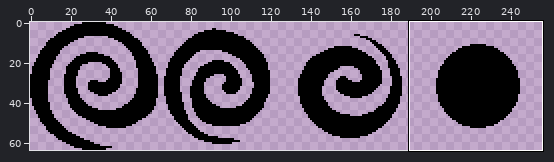
A pixel-art file gets an edit: Leore/Content/voidCircle.aseprite. Above: a wide view before the commit, with the close-up outlined.
Close-up. Old version:
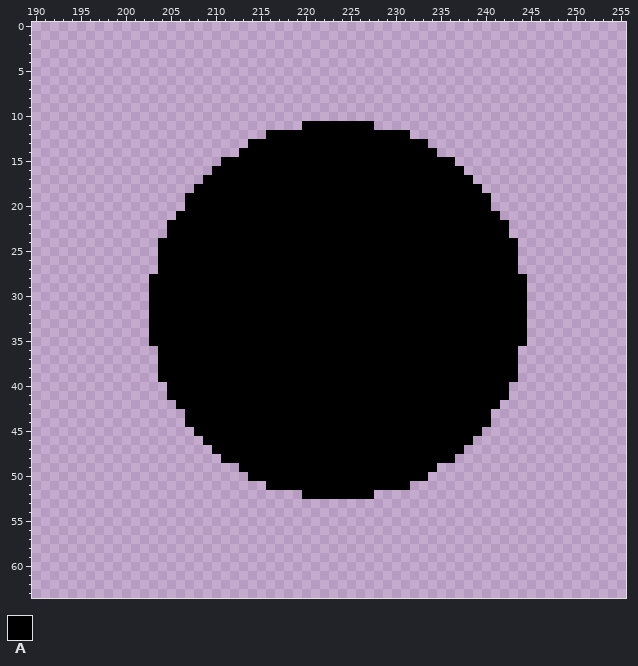
256x64 pixels, 1 frame. Shown: x 190..255, y 0..63.
Palette (. is transparent): A #000000
Pixels before (only the part around the change), first column x 190:
 0 ..................................................................
 1 ..................................................................
 2 ..................................................................
 3 ..................................................................
 4 ..................................................................
 5 ..................................................................
 6 ..................................................................
 7 ..................................................................
 8 ..................................................................
 9 ..................................................................
10 ..................................................................
11 ..............................AAAAAAAA............................
12 ..........................AAAAAAAAAAAAAAAA........................
13 ........................AAAAAAAAAAAAAAAAAAAA......................
14 .......................AAAAAAAAAAAAAAAAAAAAAA.....................
15 .....................AAAAAAAAAAAAAAAAAAAAAAAAAA...................
16 ....................AAAAAAAAAAAAAAAAAAAAAAAAAAAA..................
17 ...................AAAAAAAAAAAAAAAAAAAAAAAAAAAAAA.................
18 ..................AAAAAAAAAAAAAAAAAAAAAAAAAAAAAAAA................
19 .................AAAAAAAAAAAAAAAAAAAAAAAAAAAAAAAAAA...............
20 .................AAAAAAAAAAAAAAAAAAAAAAAAAAAAAAAAAA...............
21 ................AAAAAAAAAAAAAAAAAAAAAAAAAAAAAAAAAAAA..............
22 ...............AAAAAAAAAAAAAAAAAAAAAAAAAAAAAAAAAAAAAA.............
23 ...............AAAAAAAAAAAAAAAAAAAAAAAAAAAAAAAAAAAAAA.............
24 ..............AAAAAAAAAAAAAAAAAAAAAAAAAAAAAAAAAAAAAAAA............
25 ..............AAAAAAAAAAAAAAAAAAAAAAAAAAAAAAAAAAAAAAAA............
26 ..............AAAAAAAAAAAAAAAAAAAAAAAAAAAAAAAAAAAAAAAA............
27 ..............AAAAAAAAAAAAAAAAAAAAAAAAAAAAAAAAAAAAAAAA............
28 .............AAAAAAAAAAAAAAAAAAAAAAAAAAAAAAAAAAAAAAAAAA...........
29 .............AAAAAAAAAAAAAAAAAAAAAAAAAAAAAAAAAAAAAAAAAA...........
30 .............AAAAAAAAAAAAAAAAAAAAAAAAAAAAAAAAAAAAAAAAAA...........
31 .............AAAAAAAAAAAAAAAAAAAAAAAAAAAAAAAAAAAAAAAAAA...........
32 .............AAAAAAAAAAAAAAAAAAAAAAAAAAAAAAAAAAAAAAAAAA...........
33 .............AAAAAAAAAAAAAAAAAAAAAAAAAAAAAAAAAAAAAAAAAA...........
34 .............AAAAAAAAAAAAAAAAAAAAAAAAAAAAAAAAAAAAAAAAAA...........
35 .............AAAAAAAAAAAAAAAAAAAAAAAAAAAAAAAAAAAAAAAAAA...........
36 ..............AAAAAAAAAAAAAAAAAAAAAAAAAAAAAAAAAAAAAAAA............
37 ..............AAAAAAAAAAAAAAAAAAAAAAAAAAAAAAAAAAAAAAAA............
38 ..............AAAAAAAAAAAAAAAAAAAAAAAAAAAAAAAAAAAAAAAA............
39 ..............AAAAAAAAAAAAAAAAAAAAAAAAAAAAAAAAAAAAAAAA............
40 ...............AAAAAAAAAAAAAAAAAAAAAAAAAAAAAAAAAAAAAA.............
41 ...............AAAAAAAAAAAAAAAAAAAAAAAAAAAAAAAAAAAAAA.............
42 ................AAAAAAAAAAAAAAAAAAAAAAAAAAAAAAAAAAAA..............
43 .................AAAAAAAAAAAAAAAAAAAAAAAAAAAAAAAAAA...............
44 .................AAAAAAAAAAAAAAAAAAAAAAAAAAAAAAAAAA...............
45 ..................AAAAAAAAAAAAAAAAAAAAAAAAAAAAAAAA................
46 ...................AAAAAAAAAAAAAAAAAAAAAAAAAAAAAA.................
47 ....................AAAAAAAAAAAAAAAAAAAAAAAAAAAA..................
48 .....................AAAAAAAAAAAAAAAAAAAAAAAAAA...................
49 .......................AAAAAAAAAAAAAAAAAAAAAA.....................
50 ........................AAAAAAAAAAAAAAAAAAAA......................
51 ..........................AAAAAAAAAAAAAAAA........................
52 ..............................AAAAAAAA............................
53 ..................................................................
54 ..................................................................
55 ..................................................................
56 ..................................................................
57 ..................................................................
58 ..................................................................
59 ..................................................................
60 ..................................................................
61 ..................................................................
62 ..................................................................
63 ..................................................................
And afterwards:
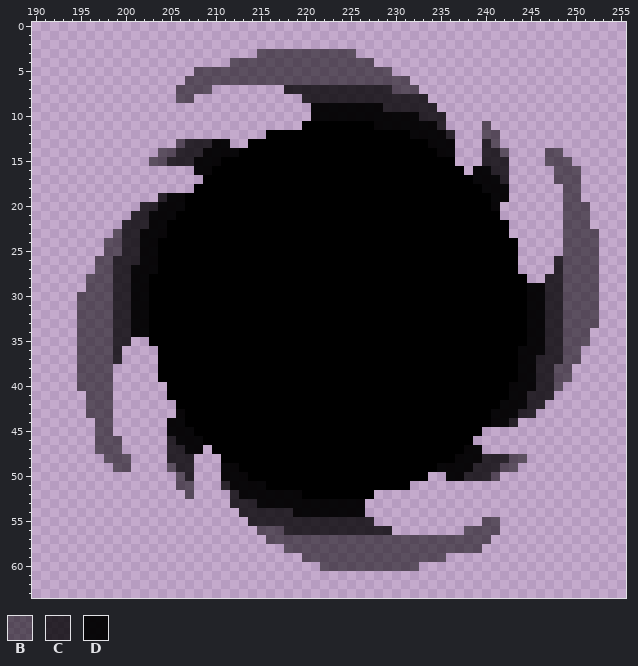
Colours new in this view: B #00000087  C #000000c7  D #000000f3
Commit: void orb refinement
The exact change:
Changed rows in their new state; - is an unchanged pixel.
first column x 195:
 3 --------------------BBBBBBBBBBB---------------------------
 4 -----------------BBBBBBBBBBBBBBBB-------------------------
 5 -------------BBBBBBBBBBBBBBBBBBBBBB-----------------------
 6 ------------BBBBBBBBBBBBBBBBBBBBBBBBB---------------------
 7 -----------BBBB--------CCCCCCCCCCCCBBB--------------------
 8 -----------BB------------CCCCCCCCCCCCCC-------------------
 9 --------------------------DDDDDDDDCCCCCC------------------
10 --------------------------DDDDDDDDDDDDCCC-----------------
11 ---------------------------------DDDDDDDC----B------------
12 -------------------------------------DDDDC---BB-----------
13 -----------BCCCDD----------------------DDD---CB-----------
14 ---------BBCCCDDDD----------------------DD---CCB----BB----
15 --------BBCCCDDD-----------------------------CCC----BBB---
16 -------------DD-----------------------------DDCC-----BBB--
17 --------------------------------------------DDDC-----BBB--
18 ---------------------------------------------DDD------BB--
19 ---------CDD----------------------------------DD------BB--
20 -------CCDDD----------------------------------D-------BBB-
21 ------CCDDD-------------------------------------------BBB-
22 -----CCCDD--------------------------------------------BBB-
23 ----BCCDDD--------------------------------------------BBBB
24 ---BBCCDD---------------------------------------------BBBB
25 ---BBCCDD---------------------------------------------BBBB
26 --BBCCCDD--------------------------------------------CBBBB
27 --BBCCDDD--------------------------------------------CBBBB
28 -BBBCCDD--------------------------------------------CCBBBB
29 -BBBCCDD------------------------------------------DDCCBBBB
30 BBBBCCDD------------------------------------------DDCCBBBB
31 BBBBCCDD------------------------------------------DDCCBBBB
32 BBBBCCDD------------------------------------------DDCCBBBB
33 BBBBCCDD------------------------------------------DDCCBBBB
34 BBBBCCDD------------------------------------------DDCCBBB-
35 BBBBCC--------------------------------------------DDCCBBB-
36 BBBBC--------------------------------------------DDDCCBB--
37 BBBBC--------------------------------------------DDCCCBB--
38 BBBB---------------------------------------------DDCCBB---
39 BBBB---------------------------------------------DDCCBB---
40 BBBB--------------------------------------------DDDCCB----
41 -BBB--------------------------------------------DDCCC-----
42 -BBB-------------------------------------------DDDCC------
43 -BBB-------D----------------------------------DDDCC-------
44 --BB------DD----------------------------------DDC---------
45 --BB------DDD---------------------------------------------
46 --BBB-----CDDD--------------------------------------------
47 --BBB-----CCDD-----------------------------DD-------------
48 ---BBB----CCC-----------------------------DDDCCCBB--------
49 ----BB----BCC---DD----------------------DDDDCCCBB---------
50 -----------BC---DDD----------------------DDCCCB-----------
51 -----------BB---CDDDD-------------------------------------
52 ------------B----CDDDDDDD---------------------------------
53 -----------------CCCDDDDDDDDDDDD--------------------------
54 ------------------CCCCCCDDDDDDDD--------------------------
55 -------------------CCCCCCCCCCCCCC------------BB-----------
56 --------------------BBBCCCCCCCCCCCC--------BBBB-----------
57 ---------------------BBBBBBBBBBBBBBBBBBBBBBBBB------------
58 -----------------------BBBBBBBBBBBBBBBBBBBBBB-------------
59 -------------------------BBBBBBBBBBBBBBBB-----------------
60 ---------------------------BBBBBBBBBBB--------------------
